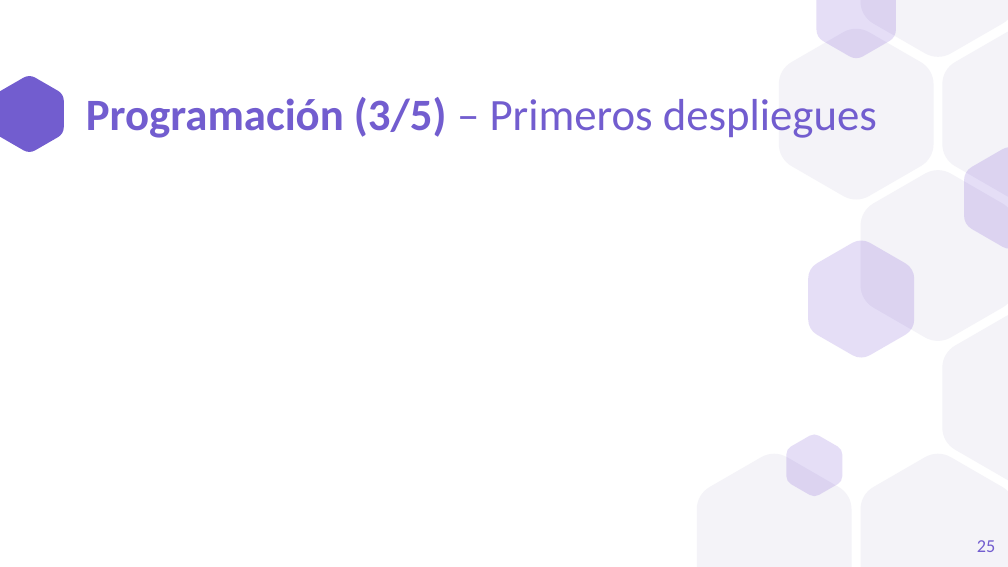
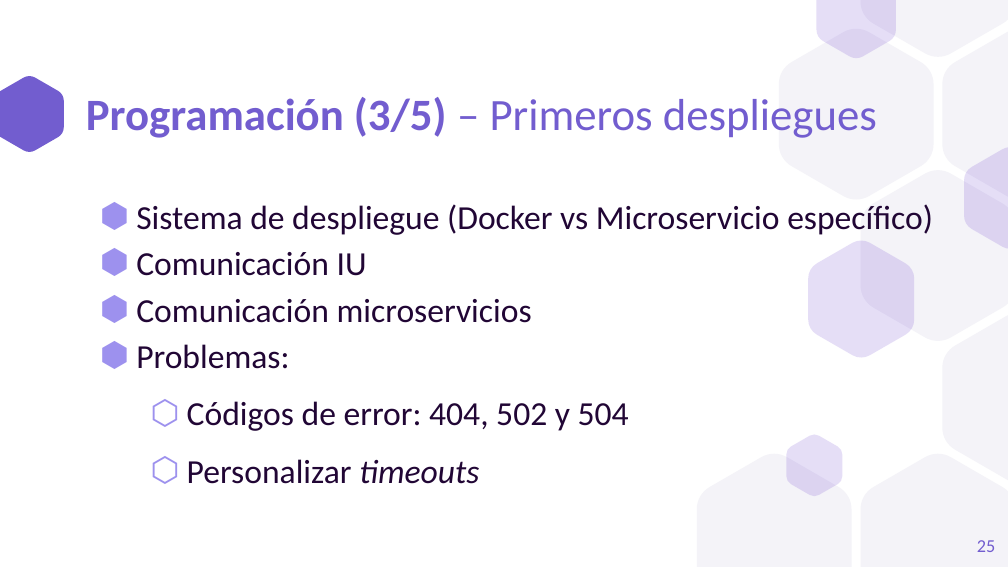
Before and after one commit to a1ex9788/TFG, a slide deck: slide 25 of TFG_AlejandroCarrion.pptx. Drawn at 1008x567 pixels with LibreOffice and Linux fonts; fonts in the diff are those of the drawing. Boxes give left, top, right and bottom in pixels: in the first picture for what was removed or moved away, otherwise in the second. Text is boxed around its words. In the diff, an @@ line names an element or a change of style, - is before the commit and + after.

Commit message:
Programación terminada.

```diff
--- a/TFG_AlejandroCarrion.pptx
+++ b/TFG_AlejandroCarrion.pptx
@@ text added at [136, 204, 933, 484], 24 pt, text #210635 @@
+⬢ Sistema de despliegue (Docker vs Microservicio específico)
+⬢ Comunicación IU
+⬢ Comunicación microservicios
+⬢ Problemas:
+  ⬡ Códigos de error: 404, 502 y 504
+  ⬡ Personalizar timeouts
```
Also in this commit, not shown: 4 other slides changed.
